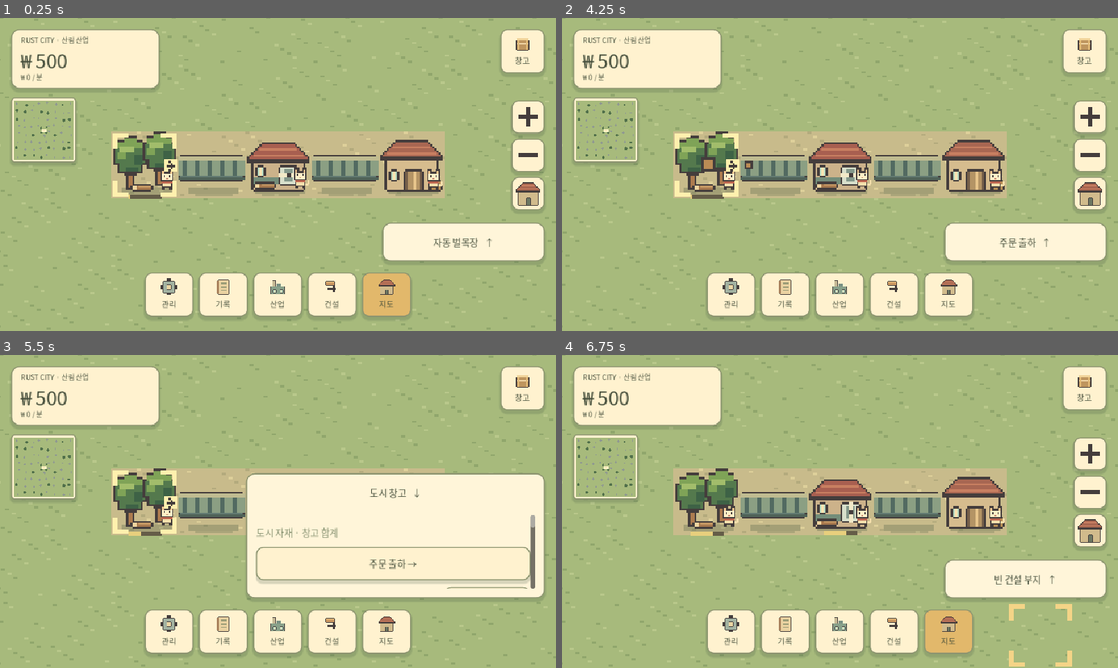
Above: before the commit, frames 1-4 (two rows, left to right).
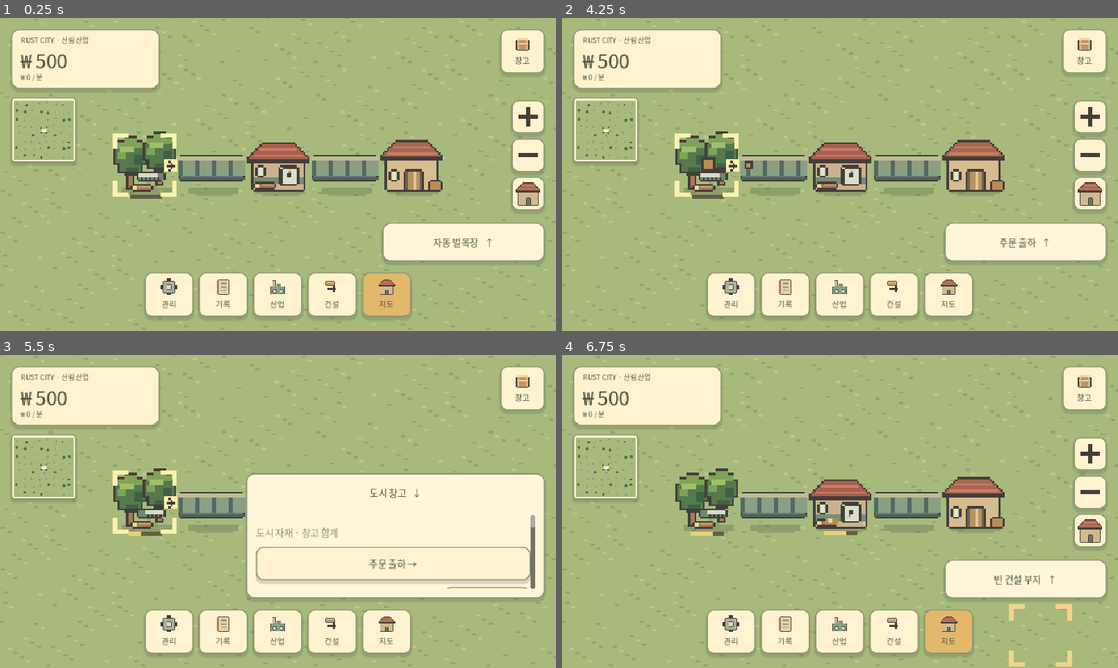
Above: after the commit, the same moments.

Repository: eoseureum/mobile-codex-game
Game: Godot game, scene res://scenes/Main.tscn
The game is run twice, just before and just after one commit, with the same random seed, the same clock (stepped at 60 frames per second) and the same inputs.
Inputs:
- Up to frame 1 (0.25 s): no input
- Up to frame 2 (4.25 s): click "창고" at 0.5 s; click "도시 창고 ↓" at 1.25 s; click "도시 창고 ↑" at 2 s; click "주문 출하 →" at 2.75 s; click "주문 출하 ↓" at 3.5 s
- Up to frame 3 (5.5 s): click "주문 출하 ↑" at 4.25 s; click "← 창고" at 5 s
- Up to frame 4 (6.75 s): click "20개 보관" at 5.75 s; click "빈 건설 부지 ↓" at 6.5 s

The runs differ from the first frame. In frame 1, 6.2% of the frame differs, in the area x 20-80%, y 36-58%; in frame 2, 6.1%; in frame 3, 2.9%; in frame 4, 6.4%.

Commit message:
Replace beige facility tiles and cat attendants with production-driven machinery animations

Diff:
--- a/scripts/ui/city_map.gd
+++ b/scripts/ui/city_map.gd
@@ -2,6 +2,7 @@
 signal tile_pressed(tile: Vector2i)
 const World=preload("res://scripts/core/world_map.gd")
 const Art=preload("res://scripts/ui/pixel_art.gd")
+const Motion=preload("res://scripts/ui/facility_motion.gd")
 var game
 var zoom=1.0
 var tile_size=96.0
@@ -103,25 +104,19 @@
 			var variant=posmod(x*13+y*7,4)
 			_sprite("grass" if owned else "wild",r,variant)
 			if game.world_mode():
-				if occupied.has(Vector2i(x,y)):_sprite("yard",r,variant)
-				elif owned:
+				if owned and not occupied.has(Vector2i(x,y)):
 					var resource=World.resource_at(game.state.world,x,y)
 					if resource=="log":_sprite("tree",r)
 					elif not resource.is_empty():_sprite("ore_"+(resource if known[resource] else "unknown"),r)
-					elif game.state.world.cleared.has(game.key(x,y)):_sprite("yard",r,variant)
 			else:
-				if owned:
-					if occupied.has(Vector2i(x,y)):_sprite("yard",r,variant)
-				else:
+				if not owned:
 					if id=="mines":_sprite("rock",r,variant)
 					if posmod(x*17+y*31,9)==0:_sprite("tree",r.grow(-unit*0.12))
 
-	var frame=int(floor(game.state.clock.elapsedS*5))%4
 	for e in game.state.entities.values():
 		var r=tile_rect(int(e.x),int(e.y))
 		if not r.intersects(Rect2(Vector2.ZERO,size)):continue
-		var active=game.status(e) in ["가동 중","발전 중","운송 중","자동 입출고","자동 판매","운영 중","공사 중"]
-		var anim=frame if active else 0
+		var anim=Motion.frame(Motion.phase(game,e))
 		if game.transport(e):
 			draw_set_transform(r.get_center(),(int(e.direction)-1)*PI/2,Vector2.ONE*r.size.x/32)
 			_sprite(e.kind,Rect2(-Vector2.ONE*16,Vector2.ONE*32),anim)
@@ -131,8 +126,6 @@
 				draw_rect(Rect2(cargo,Vector2.ONE*2),Color(game.data.resources[e.queue[i]].color))
 			draw_set_transform(Vector2.ZERO,0,Vector2.ONE)
 		else:_sprite(e.kind,r,anim)
-		if not game.transport(e):
-			_sprite("cat",Rect2(r.position+r.size*Vector2(0.58,0.48),r.size*0.50),anim)
 		if e.job!=null:
 			var percent=clampf(1-e.job.remaining/game.recipe(e).cycle,0,1)
 			var p=r.size.x/32
--- /dev/null
+++ b/scripts/ui/facility_motion.gd
@@ -0,0 +1,45 @@
+extends RefCounted
+## Presentation only: one production animation loop per actual recipe cycle.
+static func phase(game,e) -> float:
+	if e.paused:return -1.0
+	var time=game.state.clock.elapsedS+game.state.clock.carryS
+	var f=game.recipe(e)
+	if f.cycle>0 and not f.output.is_empty():
+		var rate=game.speed(e)*(game.state.power.ratio if f.power>0 else 1.0)
+		if rate<=0:return -1.0
+		if e.job==null:
+			if not game.has_stock(e.inputs,f.input) or not game.output_fits(e,f.output):return -1.0
+			return minf(0.999999,game.state.clock.carryS*rate/f.cycle)
+		if e.job.remaining<=0.00000001:return -1.0
+		return clampf(1.0-e.job.remaining/f.cycle+game.state.clock.carryS*rate/f.cycle,0.0,0.999999)
+	if game.transport(e):
+		if e.queue.is_empty() or not can_send(game,e,e.queue[0]):return -1.0
+		return fposmod(time*(1.5 if e.level==1 else 3.0),1.0)
+	if e.kind=="generator":return fposmod(time*game.speed(e),1.0) if e.burnRemainingS>0 else -1.0
+	var order=game.state.factory.get("trade",{}).get("active")
+	if e.kind=="warehouse":
+		if e.id=="e3" and order!=null:return fposmod(time*game.effects().loading,1.0)
+		if not e.inputs.is_empty() or not e.outputs.is_empty():return fposmod(time*1.5*game.speed(e),1.0)
+		for r in e.get("inventory",{}):
+			var surplus=e.inventory[r]-maxf(0,game.state.factory.reserves[r])
+			if surplus>0 and ((e.autoSell and game.state.factory.reserves[r]>=0) or (e.get("dispatchResource")==r and can_send(game,e,r))):return fposmod(time*1.5*game.speed(e),1.0)
+		return -1.0
+	if e.kind=="market":
+		for r in e.inputs:
+			if e.saleFilters[r] and e.inputs[r]>0:return fposmod(time*2*game.speed(e),1.0)
+	if game.is_project(e.kind) and not e.project.complete:
+		var definition=game.data.projects[e.kind]
+		if game.has_stock(e.project.materials,definition.materials):return fposmod((definition.seconds-e.project.remainingS+game.state.clock.carryS)*2,1.0)
+	if e.kind=="launchpad":
+		for transfer in game.transfers:
+			if transfer.targetId==e.id:return fposmod(time,1.0)
+	return -1.0
+static func can_send(game,e,r) -> bool:
+	var directions=e.splitDirections if e.kind=="splitter" else [e.direction]
+	for direction in directions:
+		var d=game.DIRS[int(direction)];var target=game.at(e.x+d.x,e.y+d.y)
+		if target.is_empty():continue
+		var snapshot={target.id:{"queue":target.queue,"inputs":target.inputs,"outputs":target.outputs}}
+		if game.transport_space(target,r,e,snapshot,{})>0:return true
+	return false
+static func frame(progress:float) -> int:return 0 if progress<0 else 1+mini(7,int(floor(progress*8)))
--- a/scripts/ui/pixel_art.gd
+++ b/scripts/ui/pixel_art.gd
@@ -9,8 +9,8 @@
 static var cache={}
 
 static func texture(kind:String,frame=0) -> ImageTexture:
-	var key=kind+str(posmod(frame,4))
-	if not cache.has(key):cache[key]=ImageTexture.create_from_image(image(kind,posmod(frame,4)))
+	var key=kind+":"+str(clampi(frame,0,8))
+	if not cache.has(key):cache[key]=ImageTexture.create_from_image(image(kind,clampi(frame,0,8)))
 	return cache[key]
 static func rect(im:Image,x:int,y:int,w:int,h:int,color:String):
 	im.fill_rect(Rect2i(x,y,w,h),Color(color))
@@ -38,45 +38,66 @@
 	rect(im,x+2,y+6,14,7,GREEN);rect(im,x+4,y+13,10,4,GREEN)
 	rect(im,x+4,y+5,7,3,"a2bd6b");rect(im,x+3,y+8,4,3,"7fa357")
 	rect(im,x+11,y+9,4,5,"3e6246");rect(im,x+7,y+15,6,2,"3e6246")
-static func cat(im:Image,frame:int):
-	var y=1 if frame in [1,2] else 0
-	rect(im,11,12+y,10,10,INK);rect(im,12,13+y,8,8,"f5dfac")
-	rect(im,10,7+y,12,9,INK);rect(im,10,4+y,4,6,INK);rect(im,18,4+y,4,6,INK)
-	rect(im,11,6+y,2,4,"efc58f");rect(im,19,6+y,2,4,"efc58f")
-	rect(im,11,9+y,10,6,"fff0c8");rect(im,13,10+y,1,2,INK);rect(im,18,10+y,1,2,INK)
-	rect(im,15,13+y,2,1,"c88a73");rect(im,11,16+y,10,2,"bd6651")
-	rect(im,11,22+y,3,2,INK);rect(im,18,22+y,3,2,INK)
-	rect(im,21,19+y,3,2,"f5dfac");rect(im,23,16+y,2,4,"f5dfac")
+static func line(im:Image,a:Vector2i,b:Vector2i,color:String):
+	var steps=maxi(abs(b.x-a.x),abs(b.y-a.y))
+	for i in range(steps+1):
+		var p=Vector2(a).lerp(Vector2(b),float(i)/maxi(1,steps)).round()
+		rect(im,int(p.x),int(p.y),1,1,color)
+static func gear(im:Image,x:int,y:int,n:int,color="e3dfcb"):
+	rect(im,x-3,y-4,7,9,INK);rect(im,x-4,y-3,9,7,INK)
+	rect(im,x-3,y-3,7,7,color)
+	var tips=[Vector2i(0,-3),Vector2i(2,-2),Vector2i(3,0),Vector2i(2,2),Vector2i(0,3),Vector2i(-2,2),Vector2i(-3,0),Vector2i(-2,-2)]
+	var tip=tips[posmod(n,8)]
+	line(im,Vector2i(x,y),Vector2i(x,y)+tip,"687f78");rect(im,x-1,y-1,2,2,INK)
+	rect(im,x+tip.x,y+tip.y,1,1,"f1c66a")
 static func smoke(im:Image,x:int,frame:int):
-	var y=posmod(frame,3)
-	rect(im,x,4-y,3,3,"e9e5c5bc");rect(im,x+2,1-y,4,2,"f9edce90")
+	var n=posmod(frame-1,8);var y=n%4
+	rect(im,x+n/4,4-y,3,3,"d2ddcfaa");rect(im,x+2-n/4,1-y/2,3,2,"e4eade77")
 static func factory(im:Image,kind:String,frame:int):
+	var n=maxi(0,frame-1);var active=frame>0
+	var stroke=[0,1,2,3,4,3,2,1][n]
 	var colors={"copperSmelter":"b77350","ironSmelter":"8d9d9a","wireFactory":"c39b56","partsFactory":"7b9b9b","structureFactory":"9aaf8c","electronicsFactory":"7ba0b1","precisionFactory":"998fab","refinery":"b4a275"}
 	var c=colors.get(kind,"91a088")
 	panel(im,3,15,26,14,"c7ba91");rect(im,4,25,24,3,"9d9b7f")
 	panel(im,22,5,5,11,"877d6b");rect(im,21,5,7,2,INK)
-	if frame>0:smoke(im,23,frame)
+	if active:smoke(im,23,frame)
 	if kind in ["copperSmelter","ironSmelter"]:
 		panel(im,7,9,15,19,c);rect(im,8,13,13,2,"efd4a4")
-		panel(im,11,19,8,8,"704a40");rect(im,12,22,6,4,"d78945")
-		rect(im,13+frame%2,20,3,5,"f4ce68");rect(im,7,28,19,2,INK)
+		panel(im,11,19,8,8,"463f3b")
+		if active:
+			rect(im,12,23-stroke/2,6,3+stroke/2,"d78945")
+			rect(im,12+n%4,22-stroke/2,2,4,"f4ce68")
+			rect(im,6,17,2+stroke/2,5,"ab8564")
+		rect(im,7,28,19,2,INK)
 	elif kind=="refinery":
 		panel(im,4,8,9,21,c);panel(im,16,12,11,17,"c0c5a7")
 		rect(im,5,14,7,2,CREAM);rect(im,5,23,7,2,CREAM);rect(im,13,18,5,3,"7d887d")
 		rect(im,21,9,3,4,INK);rect(im,26,22,4,3,"be8a59")
+		panel(im,7,10,3,13,"4b645b")
+		if active:rect(im,8,12+n,1,3,"e4c875");gear(im,21,22,n,"c3c9ad")
 	else:
 		panel(im,5,10,21,6,c);rect(im,7,9,6,2,INK);rect(im,16,7,6,4,c)
 		window(im,6,18);window(im,21,18)
 		panel(im,13,19,6,10,"5c766e");rect(im,14,20,4,2,"edd397")
 		if kind=="wireFactory":
-			panel(im,13,12,8,7,"d69955");rect(im,15,13,4,5,"8f6749");rect(im,16,14,2,3,"e6c28a")
+			gear(im,17,12,n,"d69955")
+			if active:rect(im,10+n,16,5,1,"efc47d")
 		elif kind=="partsFactory":
-			rect(im,11,9,10,2,INK);rect(im,14,6,4,8,INK);rect(im,12,8,8,4,"dcc699");rect(im,15,8,2,4,"6f8c87")
+			rect(im,11,5,2,12,INK);rect(im,23,5,2,12,INK);rect(im,11,5,14,2,"6f8c87")
+			panel(im,13,7+stroke,10,4,"dcc699");rect(im,17,11+stroke,3,2,"6f8c87")
+			if active:rect(im,12+n,17,3,1,"e3dfcb")
 		elif kind=="electronicsFactory":
-			panel(im,12,7,9,8,"355b52");rect(im,14,9,5,4,"9dba73");rect(im,14,6,1,2,"d5bd7b")
+			panel(im,11,7,12,9,"355b52")
+			for x in [13,16,19]:rect(im,x,9,1,5,"9dba73")
+			if active:rect(im,12+n,8,2,7,"edce7a");rect(im,13+(n*3)%8,12,1,1,"e9f0bd")
 		elif kind=="precisionFactory":
-			panel(im,11,7,12,8,"cac9c0");rect(im,14,9,6,4,"77778f");rect(im,16,10,2,2,"dbe9d2")
-		else:rect(im,10,11,15,2,"e6d8b1");rect(im,10,14,15,1,"7c8b78")
+			panel(im,11,7,13,9,"cac9c0");gear(im,17,11,n,"9fa5b1")
+			if active:rect(im,11+stroke,15,3,2,"dcb57b")
+		else:
+			rect(im,6,5,2,13,INK);rect(im,6,5,19,2,"d1b97f")
+			var hook=10+n if active else 10
+			rect(im,hook,7,1,7,"7c8b78");rect(im,hook-2,14,5,2,"e6d8b1")
+			if active:rect(im,9+n,17,5,2,"a0b4a8")
 
 static func icon(im:Image,kind:String):
 	match kind:
@@ -105,7 +126,6 @@
 	var im=Image.create(32,32,false,Image.FORMAT_RGBA8)
 	im.fill(Color.TRANSPARENT)
 	if kind.begins_with("icon_"):icon(im,kind.trim_prefix("icon_"));return im
-	if kind=="cat":cat(im,frame);return im
 	if kind=="tree":tree(im,7,2);return im
 	if kind.begins_with("ore_"):
 		var color={"ore_stone":"bec1ac","ore_coal":"535c55","ore_copper":"d59866","ore_iron":"c9d5cd"}.get(kind,"9aa89a")
@@ -115,48 +135,66 @@
 		return im
 	if kind in ["grass","yard","wild","rock","water"]:
 		var base="96ad73" if kind=="wild" else "a7ba7c"
-		if kind=="yard":base="c8bb8b"
 		if kind=="rock":base="9da995"
 		if kind=="water":base="7eaeaa"
 		im.fill(Color(base))
 		for i in range(17):
 			var x=posmod(i*13+frame*7,31);var y=posmod(i*19+frame*11,31)
 			rect(im,x,y,2,1,"b9c88b" if i%3==0 else "90a66c")
-			if kind=="yard":rect(im,x,y,2,1,"b3aa7d" if i%2==0 else "ded09a")
 			if kind=="rock":rect(im,x,y,3,2,"b7bea8" if i%2==0 else "859584")
 			if kind=="water":rect(im,x,y,4,1,"a4cec0" if i%2==0 else "719c9b")
 		return im
 	shadow(im)
+	var n=maxi(0,frame-1);var active=frame>0
+	var stroke=[0,1,2,3,4,3,2,1][n]
 	match kind:
 		"forest":
 			tree(im,0,2);tree(im,14,0);log_pile(im,9,25)
+			panel(im,12,19,14,5,"6f8674")
+			if active:
+				rect(im,13+stroke,20,9,2,"d3dec6")
+				for x in range(14+stroke,23+stroke,2):rect(im,x,22,1,1,INK)
+				rect(im,24+n%3,23-n%3,1,1,"dec592")
 		"sawmill":
 			panel(im,3,14,26,15,"ccb28a");roof(im,1,5,30)
 			rect(im,4,22,24,3,"748d7a");log_pile(im,4,24)
 			panel(im,16,16,10,10,"d8dfcb");rect(im,19,18,4,6,"84988b")
-			if frame%2==0:rect(im,16,20,10,2,"f2e9c8")
-			else:rect(im,20,16,2,10,"f2e9c8")
-			rect(im,20,20,2,2,INK);window(im,5,16)
+			gear(im,21,21,n,"d8dfcb");window(im,5,16)
+			if active:
+				rect(im,4+n,24,6,3,"b88a55");rect(im,5+n,24,2,2,"efd5a0")
+				if n>=4:rect(im,25+n%3,27-n%2,1,1,"e3c98d")
 		"warehouse","market":
 			panel(im,3,13,26,16,"d6bc8e");roof(im,1,4,30,"a86752")
 			panel(im,12,18,10,11,"765f49");rect(im,14,19,6,9,"b49465");rect(im,17,19,1,9,"e7c48b")
 			window(im,5,18);panel(im,24,23,7,6,"b78e55")
-			if kind=="market":rect(im,2,15,28,3,"ebcf85");rect(im,7,15,4,3,ROOF);rect(im,19,15,4,3,ROOF)
+			if kind=="market":
+				rect(im,2,15,28,3,"ebcf85");rect(im,7,15,4,3,ROOF);rect(im,19,15,4,3,ROOF)
+				if active:panel(im,5+n*2,24-stroke/2,4,4,"d8ad59")
+			elif active:
+				rect(im,14,19,6,8,"475a4d");rect(im,14,19,6,maxi(1,7-stroke),"b49465")
+				panel(im,13+n/2,24,5,4,"b78e55")
 		"belt","splitter":
 			panel(im,0,11,32,13,"637b72");rect(im,0,14,32,7,"8b9f83")
-			for x in range(-4,33,6):rect(im,x+frame,14,2,7,"526a61")
+			for x in range(-8,33,8):rect(im,x+(n if active else 0),14,2,7,"526a61")
 			rect(im,0,12,32,2,"c0bc91");rect(im,0,22,32,1,"4f6258")
-			if kind=="splitter":panel(im,10,6,12,20,"d2b774");rect(im,15,8,2,15,INK);rect(im,15,12,6,2,INK)
+			if kind=="splitter":
+				panel(im,10,6,12,20,"d2b774");gear(im,16,16,n,"d2b774")
 		"mine":
 			rect(im,9,4,13,3,INK);rect(im,5,7,22,5,INK);rect(im,2,12,28,16,INK)
 			rect(im,10,5,11,3,"abb5a6");rect(im,6,8,20,6,"abb5a6");rect(im,3,14,26,13,"8a9a91")
 			rect(im,19,9,4,3,"cbb38b");rect(im,5,18,4,3,"b5bda7")
 			panel(im,10,15,15,14,"3e4d47");rect(im,9,14,17,3,"bb955f");rect(im,10,17,3,12,"d4b078");rect(im,23,17,2,12,"bb955f")
-			rect(im,14,26,8,2,"c5b38c");rect(im,15,22,1,8,"786a55");rect(im,21,22,1,8,"786a55")
+			rect(im,12,28,14,1,"c5b38c");rect(im,12,30,14,1,"786a55")
+			var cart=13+stroke if active else 13
+			panel(im,cart,23,8,5,"697d76");rect(im,cart+1,22,5,2,"c99b6c")
+			rect(im,cart+1,28,2,2,INK);rect(im,cart+5,28,2,2,INK)
+			if active:rect(im,14+n,20,1,1,"d2c5a1")
 		"generator":
-			panel(im,4,14,24,15,"c4b77d");panel(im,22,7,5,10,"867c68");smoke(im,23,frame)
+			panel(im,4,14,24,15,"c4b77d");panel(im,22,7,5,10,"867c68")
+			if active:smoke(im,23,frame)
 			panel(im,7,9,15,19,"7a9587");rect(im,8,13,13,2,"b7c6a2")
-			panel(im,10,19,9,8,"4e6259");rect(im,12,21,5,4,"dca85b");rect(im,14,19,2,4,"f1d485")
+			gear(im,15,22,n,"a3b7a3")
+			if active:rect(im,7+n,16,2,1,"f1d485")
 			for x in [6,24]:rect(im,x,27,3,3,INK)
 		"cabin","cityWorkshop","dispatchOffice":
 			panel(im,4,14,24,15,"dec99a");roof(im,2,5,28,"7b9270" if kind=="cityWorkshop" else ROOF)
@@ -165,11 +203,17 @@
 			if kind=="cabin":rect(im,5,25,6,2,"7f9b6b");rect(im,6,24,4,1,"dbbb70")
 			if kind=="cityWorkshop":panel(im,11,11,10,5,"b9bf9b");rect(im,15,11,2,5,INK)
 			if kind=="dispatchOffice":rect(im,26,7,1,15,INK);rect(im,27,7,5,4,"e3b65e")
+			if active:
+				if kind=="cityWorkshop":gear(im,16,13,n,"b9bf9b")
+				elif kind=="dispatchOffice":rect(im,27,7+n%3,5,3,"f2d591");rect(im,5+n*2,26,3,2,"ddc07e")
+				else:rect(im,8+n,11+stroke,5,2,"cfb07c");rect(im,10+n,13+stroke,1,3,INK)
 		"launchpad":
 			panel(im,2,26,28,5,"95a291");rect(im,4,7,2,20,INK);rect(im,4,8,8,2,"a88c65")
 			rect(im,15,2,4,2,INK);rect(im,13,4,8,3,INK);panel(im,12,7,10,19,"ecdfb9")
 			rect(im,13,9,8,3,"b86f59");panel(im,14,14,6,6,"79a6a4");rect(im,15,15,2,2,"d5edce")
 			rect(im,10,22,3,6,ROOF);rect(im,21,22,3,6,ROOF);rect(im,15,26,4,3,"ddab5d")
+			if active:
+				rect(im,6,10+n,6,1,"b4c7b4");rect(im,24,27-n,2,2,"e8d587")
 		_:
 			factory(im,kind,frame)
 	return im
--- /dev/null
+++ b/tests/test_motion.gd
@@ -0,0 +1,50 @@
+extends SceneTree
+const Factory=preload("res://scripts/core/factory.gd")
+const Art=preload("res://scripts/ui/pixel_art.gd")
+var checks=0
+var failures=0
+func check(value,message):
+	checks+=1
+	if not value:failures+=1;printerr("FAIL: "+message)
+func _initialize():
+	check(ResourceLoader.exists("res://scripts/ui/facility_motion.gd"),"facility motion follows actual production progress")
+	if failures:quit(1);return
+	var Motion=load("res://scripts/ui/facility_motion.gd")
+	var g=Factory.new();g.fresh(0,true,42);g.advance(0.5)
+	var normal=Motion.phase(g,g.state.entities.e1)
+	check(is_equal_approx(normal,0.125),"four second logging advances one eighth of its animation in half a second")
+	g.fresh(0,true,42);g.state.entities.e1.level=5;g.advance(0.5)
+	check(is_equal_approx(Motion.phase(g,g.state.entities.e1),normal*g.speed(g.state.entities.e1)),"production upgrade speeds animation by the same ratio as crafting")
+	var prior=Motion.phase(g,g.state.entities.e1);g.advance(0.125)
+	check(is_equal_approx(Motion.phase(g,g.state.entities.e1)-prior,0.125*g.speed(g.state.entities.e1)/4.0),"animation interpolates smoothly between simulation ticks")
+	g.state.entities.e1.paused=true
+	check(Motion.phase(g,g.state.entities.e1)<0,"paused facility has no running animation")
+	g.fresh(0,true,42)
+	check(Motion.phase(g,g.state.entities.e2)<0,"sawmill without input stays idle")
+	g.state.entities.e1.outputs.log=g.capacity(g.state.entities.e1)
+	check(Motion.phase(g,g.state.entities.e1)<0,"full output prevents a new animation cycle")
+	var machine=g.create_entity("partsFactory",68,64)
+	var cycle=g.recipe(machine).cycle
+	machine.job={"remaining":cycle,"output":{"machinePart":1},"reserved":{}}
+	g.state.clock.carryS=0.125;g.state.power.ratio=1
+	var full_power=Motion.phase(g,machine);g.state.power.ratio=0.5
+	check(is_equal_approx(Motion.phase(g,machine),full_power*0.5),"power shortage slows animation with production")
+	g.state.power.ratio=0
+	check(Motion.phase(g,machine)<0,"no power stops powered machinery")
+	check(Motion.phase(g,g.state.entities.e4)<0,"empty conveyor has no working animation")
+	g.state.entities.e4.queue=["log"]
+	check(Motion.phase(g,g.state.entities.e4)>=0,"loaded conveyor feeding a facility runs")
+	g.state.entities.e2.paused=true
+	check(Motion.phase(g,g.state.entities.e4)<0,"blocked conveyor stops")
+	g.fresh(0,true,42);g.advance(180)
+	g.command({"type":"takeOrder","offerId":g.offers()[0].id});g.advance(0.25)
+	g.state.entities.e3.inventory={};g.state.entities.e3.inputs={};g.state.entities.e3.outputs={}
+	check(Motion.phase(g,g.state.entities.e3)>=0,"shipping depot animates while loading a real order")
+	for kind in g.data.facilities:
+		var frames={}
+		for frame in range(1,9):frames[Art.image(kind,frame).get_data().hex_encode()]=true
+		check(frames.size()>=4,"distinct working motion frames: "+kind)
+		check(Art.image(kind,0).get_pixel(0,0).a==0,"facility sprite has transparent terrain corners: "+kind)
+	check(Art.image("yard").get_pixel(0,0)==Art.image("grass").get_pixel(0,0),"facility ground matches grass instead of beige tiles")
+	check(Art.texture("sawmill",0)!=Art.texture("sawmill",8),"idle and final working frame do not collide in texture cache")
+	print("MOTION: %d checks, %d failures"%[checks,failures]);quit(1 if failures else 0)
Not shown, added: scripts/ui/facility_motion.gd.uid
Not shown, added: tests/test_motion.gd.uid
Not shown, changed: .github/workflows/deploy.yml
Not shown, changed: README.md
Not shown, changed: tools/web_check.py
